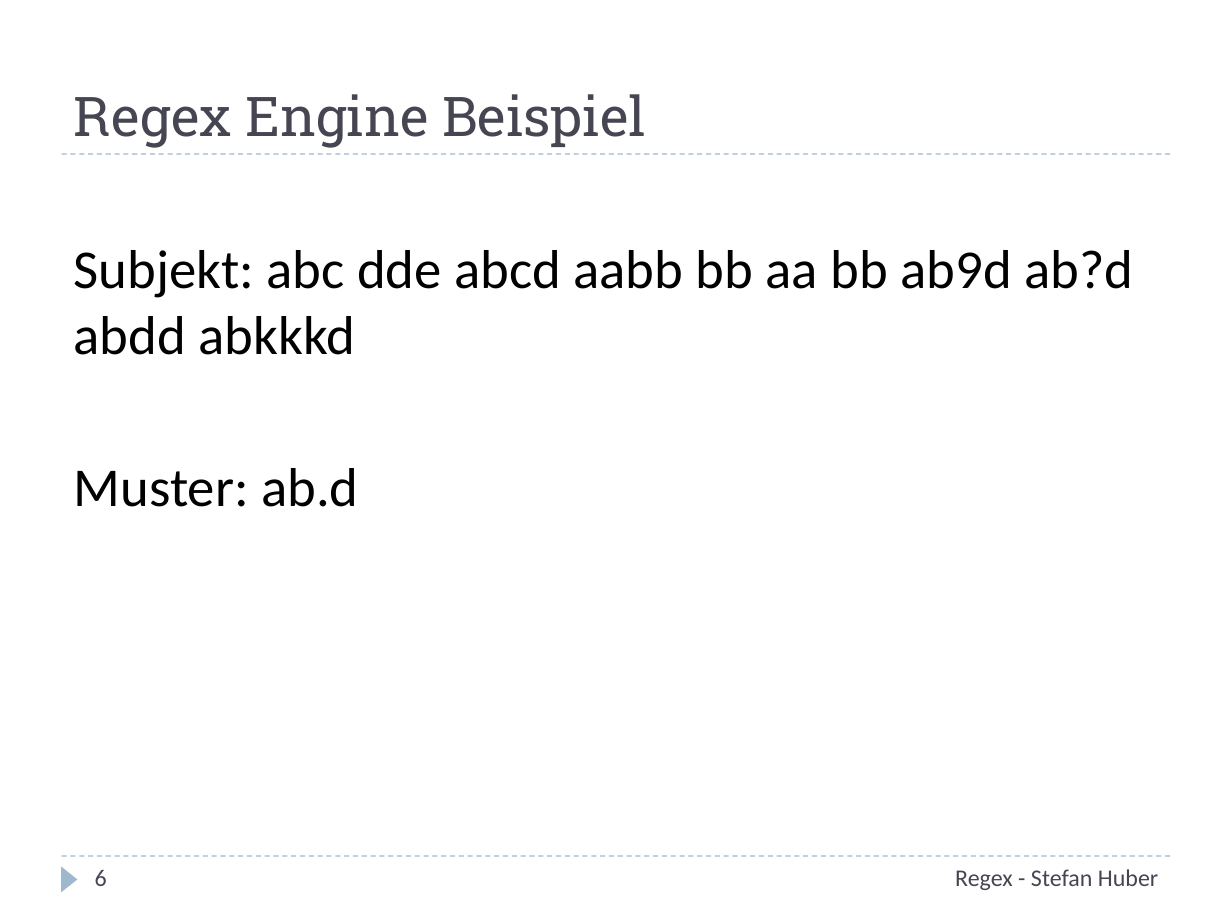
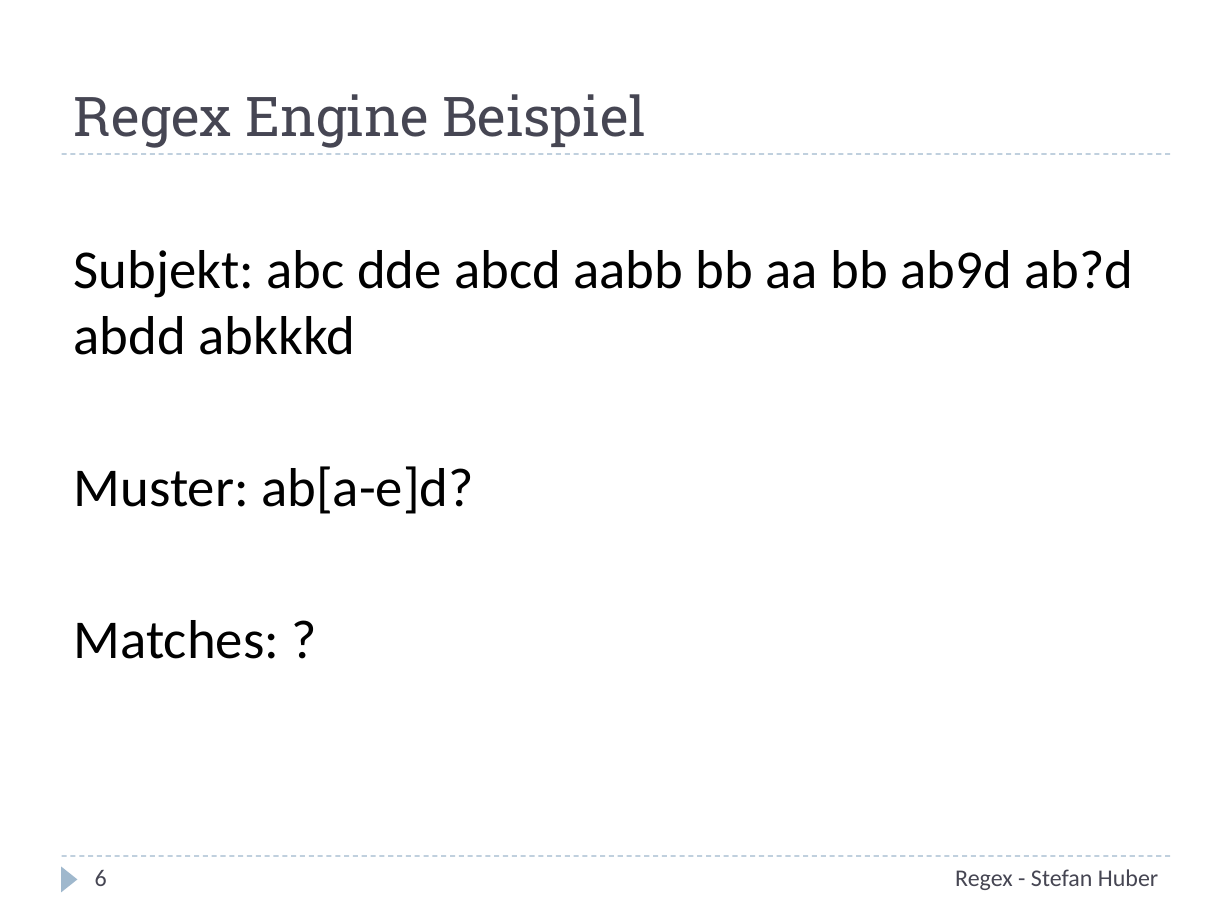
Before and after one commit to stefanhuber/regex-schulung, a slide deck: slide 6 of Regex.pptx. Drawn at 1232x924 pixels with LibreOffice and Linux fonts; fonts in the diff are those of the drawing. Boxes give left, top, right and bottom in pixels: in the first picture for what was removed or moved away, otherwise in the second. Text is boxed around its words. In the diff, an @@ line names an element or a change of style, - is before the commit and + after.

```diff
--- a/Regex.pptx
+++ b/Regex.pptx
@@ text at (74, 466, 474, 659): text changed @@
-Muster: ab.d
+Muster: ab[a-e]d?
+Matches: ?
```
Also in this commit, not shown: 1 other slide changed, 1 slide added, 2 other files.
